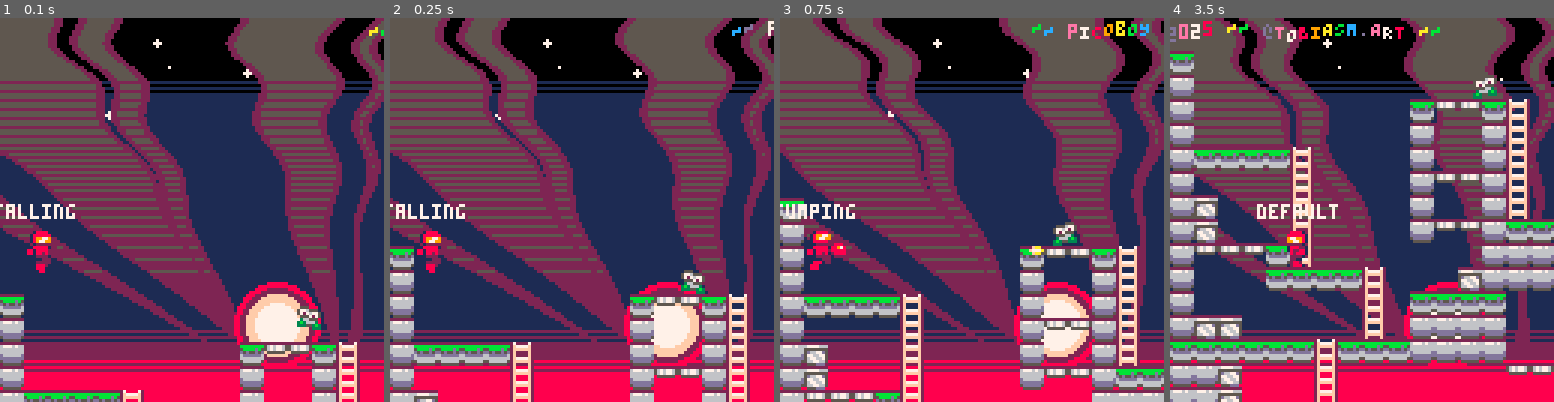
Above: before the commit, frames 1-4 (left to right).
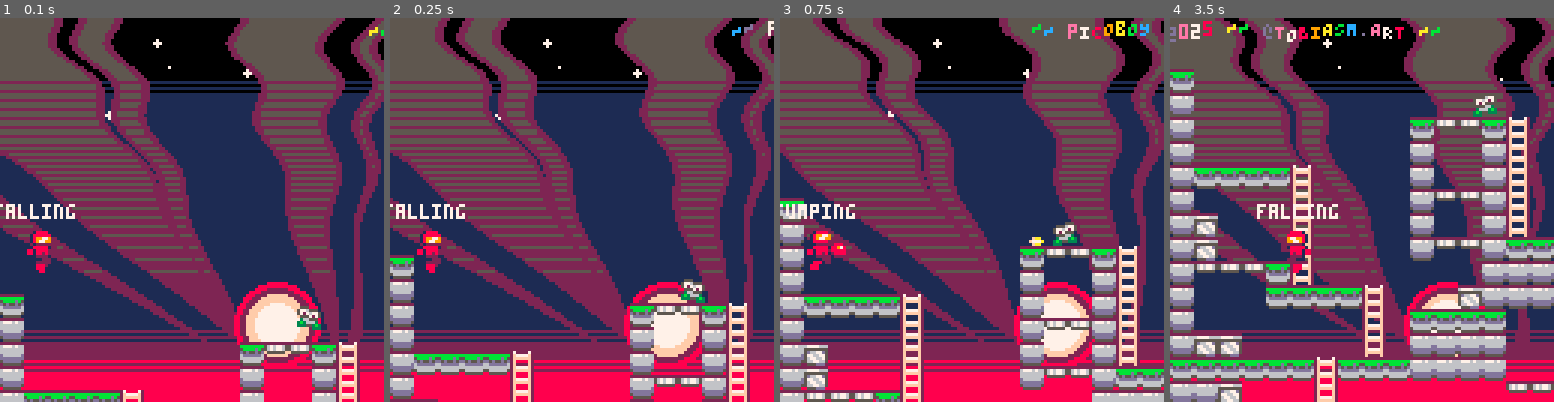
Above: after the commit, the same moments.

Repository: whckmstrjck/picoboy
Game: PICO-8 cartridge picoboy.p8
Two runs of this game, one before a commit and one after it. Both use one fixed random seed, a clock stepped at 60 frames per second and the inputs below.
Inputs:
- Up to frame 1 (0.1 s): no input
- Up to frame 2 (0.25 s): no input
- Up to frame 3 (0.75 s): tap X (X key) at 0.33 s; tap O (Z key) at 0.7 s
- Up to frame 4 (3.5 s): tap X (X key) at 1.07, 1.85, 2.97 s; hold Right 1.6-2.1 s; tap O (Z key) every 0.4 s from 1.7 to 3.3 s; hold Up 2.15-2.42 s; hold Right 2.47-3.03 s; hold Left from 3.08 s (still down)

Frame 1 is identical in both runs. In frame 2, 11% of the frame differs, in the area x 0-93%, y 59-100%; in frame 3, 0.1%; in frame 4, 37%, in the area x 0-100%, y 8-100%.

Commit message:
Add variable jump height

Diff:
--- a/lua/classes/player.lua
+++ b/lua/classes/player.lua
@@ -60,6 +60,7 @@
     end
 
     if new_state == 'falling' then
+      vy = 0
       if state == 'climbing' then
         y -= 1 -- fix later, avoids colliding
         spr_size = { x = 2, y = 2 }
@@ -146,11 +147,11 @@
       return
     end
 
-    if vy >= 0 then
-      set_state(_ENV, 'falling')
+    if vy >= 0 or not btn(🅾️) then
       if grounded then
         set_state(_ENV, 'default')
       else
+        set_state(_ENV, 'falling')
       end
     end
 
@@ -195,6 +196,8 @@
     if y > 260 then
       y = -100
     end
+  end,
+  try_jump = function(_ENV)
   end,
   try_climb_up = function(_ENV)
     return btn(⬆️) and fget(mget((x + width / 2) / 8, (y + 2) / 8), 3)
